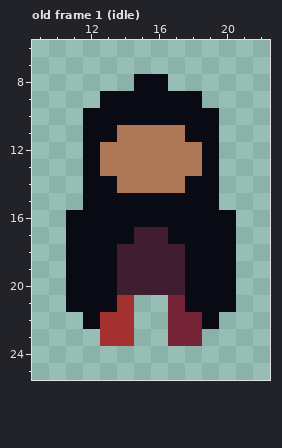
Edited in one commit: pixel-art file (player/assets/playerAnim.aseprite). This is how it looked before the edit.
32x32 pixels, 12 frames. Shown: old frame 1 (idle): x 9..22, y 6..25. The commit also changed other frames, which this record leaves out.
The result:
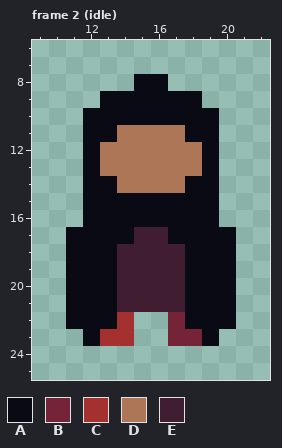
Palette (. is transparent): A #090a14  B #752438  C #a53030  D #ad7757  E #411d31
A new or re-ordered frame is compared with the old frame closest to it.
The exact change:
frames 12 -> 22
Frame 2 (idle) is new; against old frame 1 (idle):
Colour A now appears in row 22 at x 11 and 20; in row 23 at x 12 and 19.
The author changed colour B to colour A in row 22 at x 18.
The author changed colour C to colour A in row 22 at x 13.
Colour E now appears in row 21 at x 15 to 16.
The author changed colour B to colour E in row 21 at x 17.
The author changed colour C to colour E in row 21 at x 14.
Colour A is gone in row 16 at x 11 and 20.
